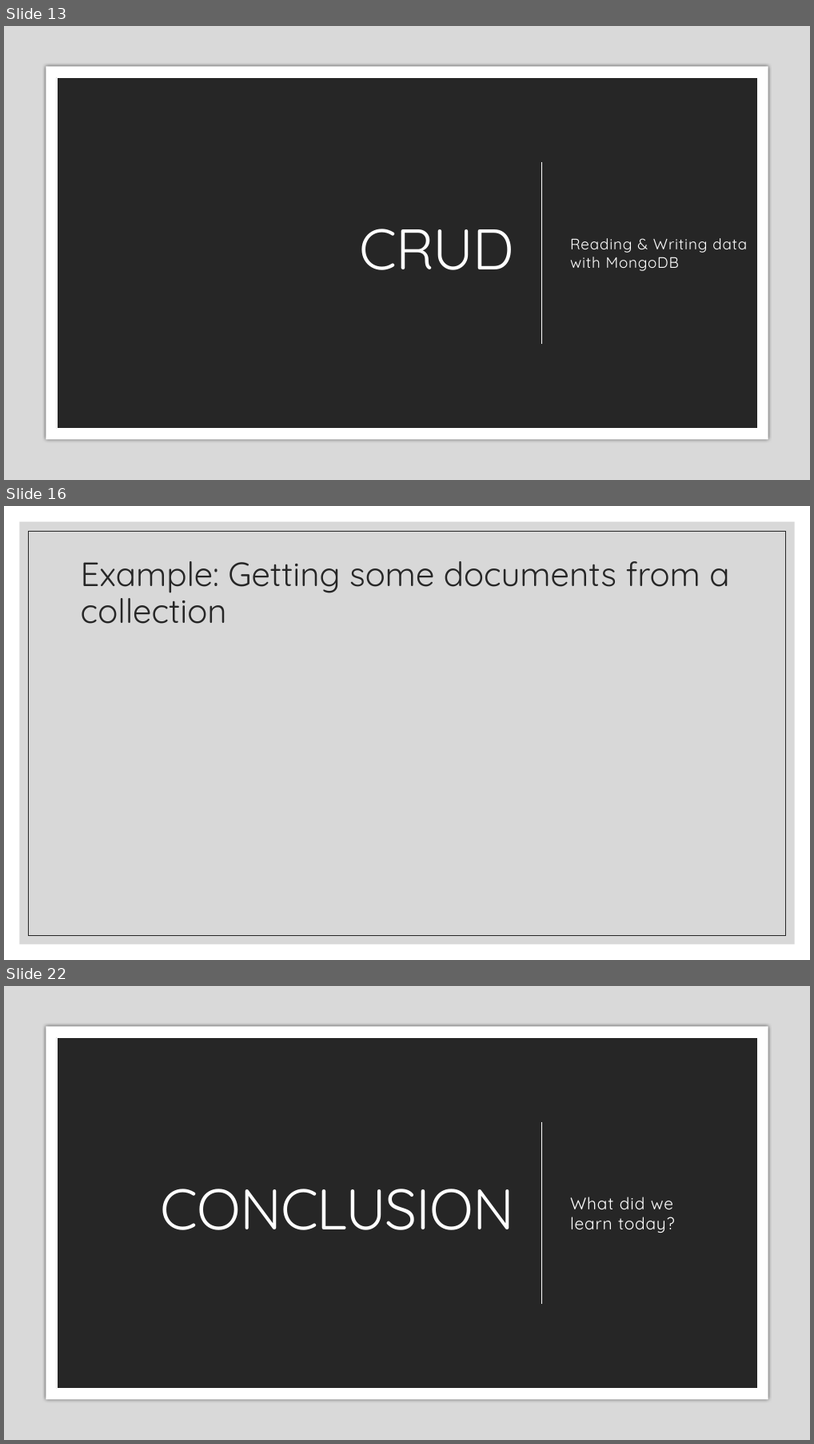
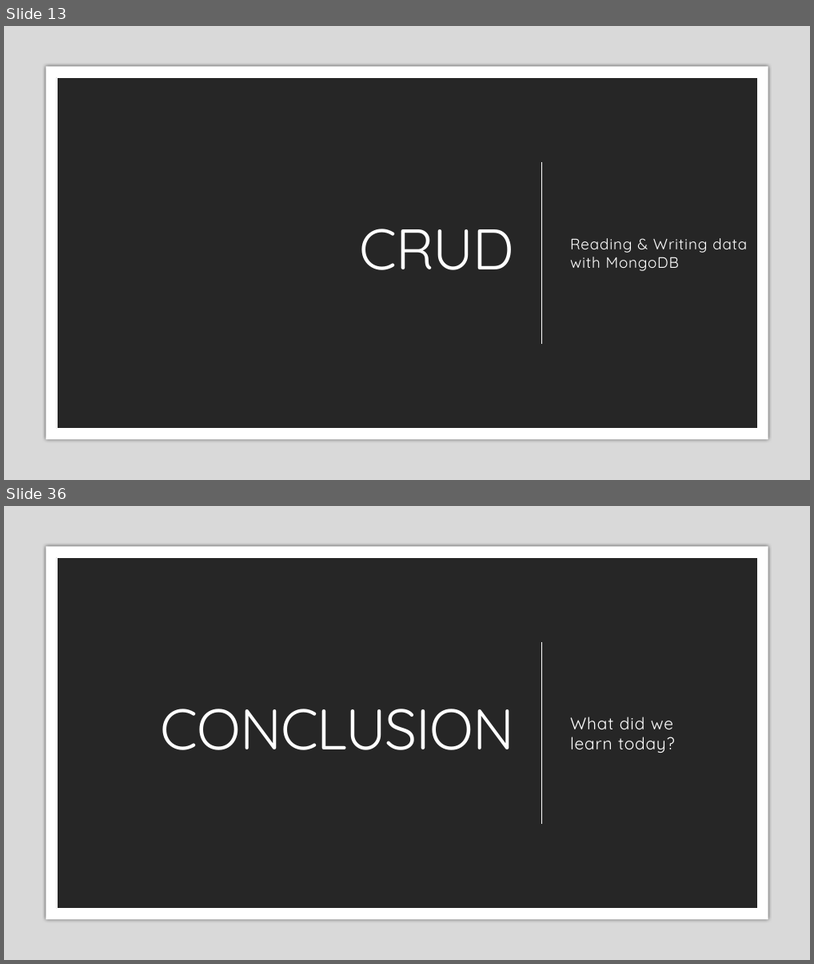
Before and after one commit to zackstotts/base-node-curriculum, a slide deck: unit_03/slides/02 MongoDB & Node.pptx. Shown one above the other, each under a label of ours: slides 13, 16 and 22 before the commit, slides 13 and 36 after it; the slides between them are not shown. The pictures are 814x1444 and 814x964 pixels, drawn with LibreOffice and Linux fonts; fonts in the diff are those of the drawing. Boxes give left, top, right and bottom in pixels: in the first picture for what was removed or moved away, otherwise in the second. Text is boxed around its words. In the diff, an @@ line names an element or a change of style, - is before the commit and + after.

```diff
--- a/unit_03/slides/02 MongoDB & Node.pptx
+++ b/unit_03/slides/02 MongoDB & Node.pptx
@@ slide 16 removed at (4,506,810,960), background #FFFFFF @@
@@ rectangle removed at (20,522,795,944) @@
@@ rectangle removed at (29,531,786,935) @@
@@ title removed at (81,561,730,624) @@
-Example: Getting some documents from a collection
@@ what was slide 22 is now slide 36 @@
```
Also in this commit, not shown: 7 slides changed, 15 slides added.
